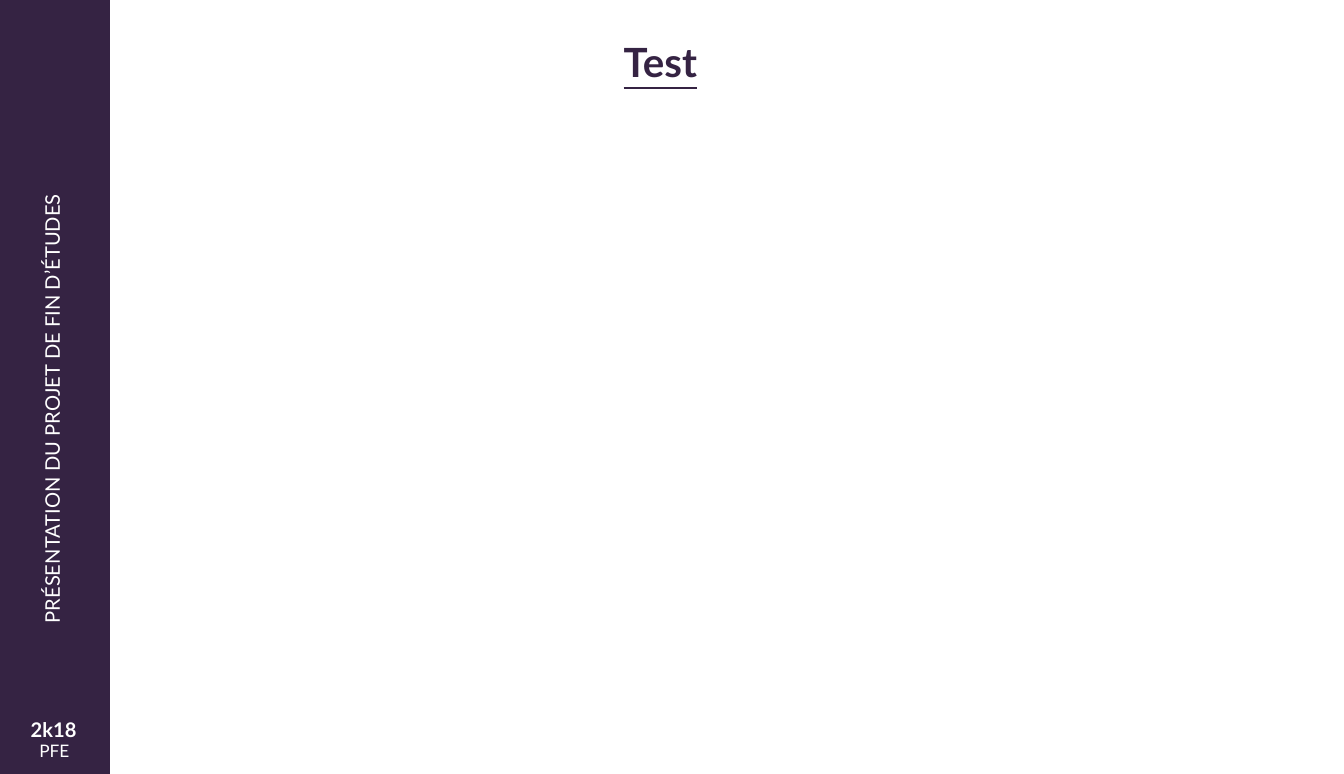
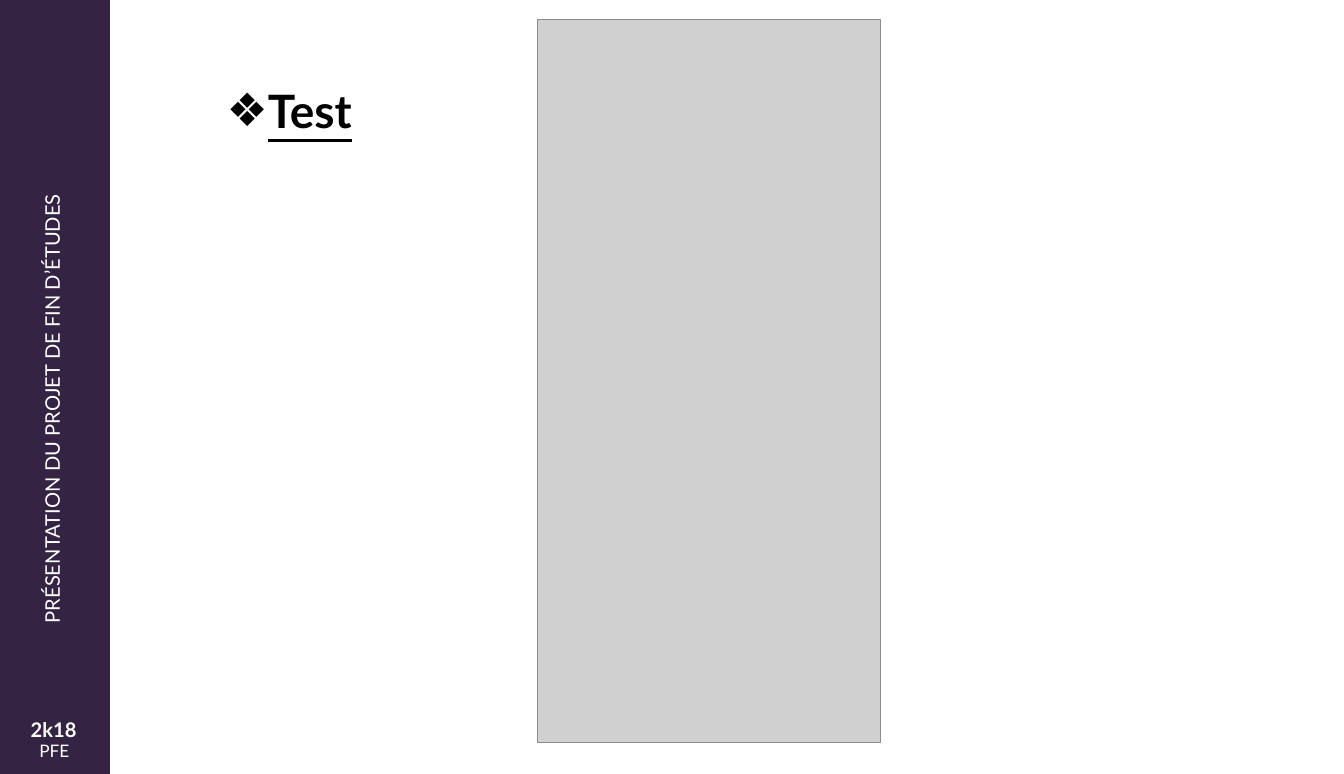
Before and after one commit to mjayari/PFE_Project, a slide deck: slide 31 of Présentation-PFE.pptx (slide 16 before the commit). Drawn at 1344x774 pixels with LibreOffice and Linux fonts; fonts in the diff are those of the drawing; grey boxes stand for pictures; background and template pictures are left out. Boxes give left, top, right and bottom in pixels: in the first picture for what was removed or moved away, otherwise in the second. Text is boxed around its words. In the diff, an @@ line names an element or a change of style, - is before the commit and + after.

```diff
--- a/Présentation-PFE.pptx
+++ b/Présentation-PFE.pptx
@@ picture added at (537, 19, 880, 743) @@
@@ text "Test": place and size @@
-text "Test" at (624, 48, 697, 78)
+text "Test" at (268, 94, 352, 129)
@@ text "Test" at (268, 94, 352, 129): size 28 to 32 pt, text colour #352343 to #000000; bullet none to ❖; line spacing 1 to 1.5 @@
```
Also in this commit, not shown: 22 other slides changed, 14 slides added, 2 slides removed, 3 other files.
